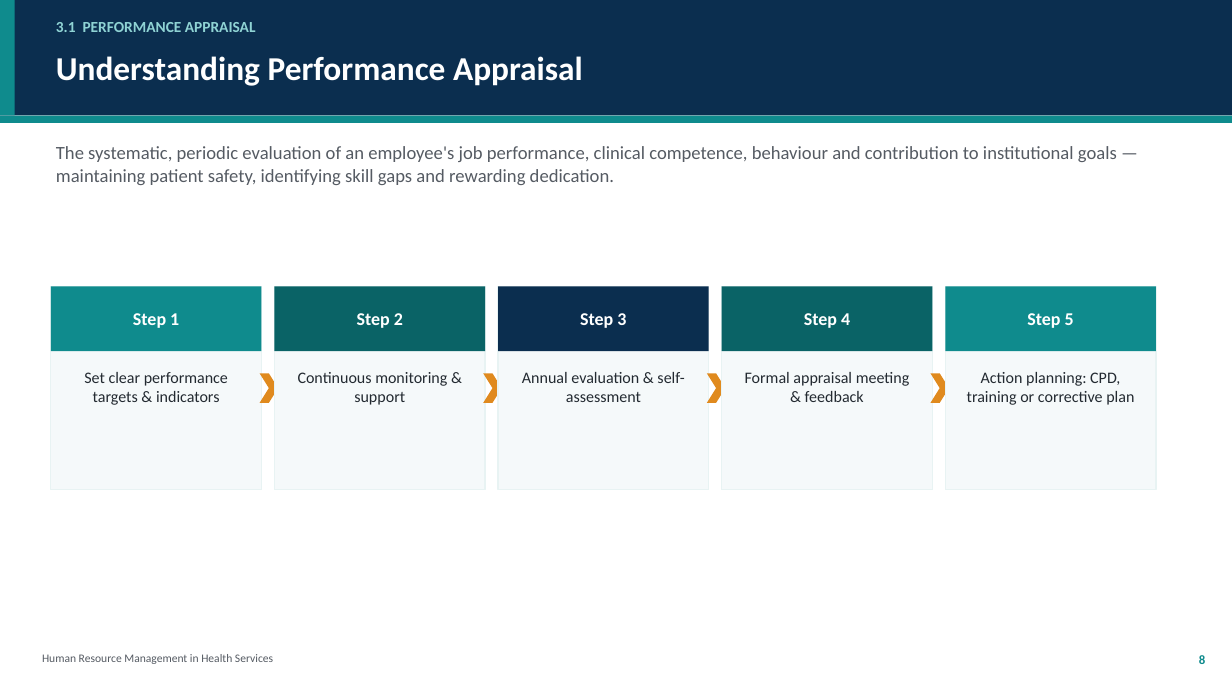
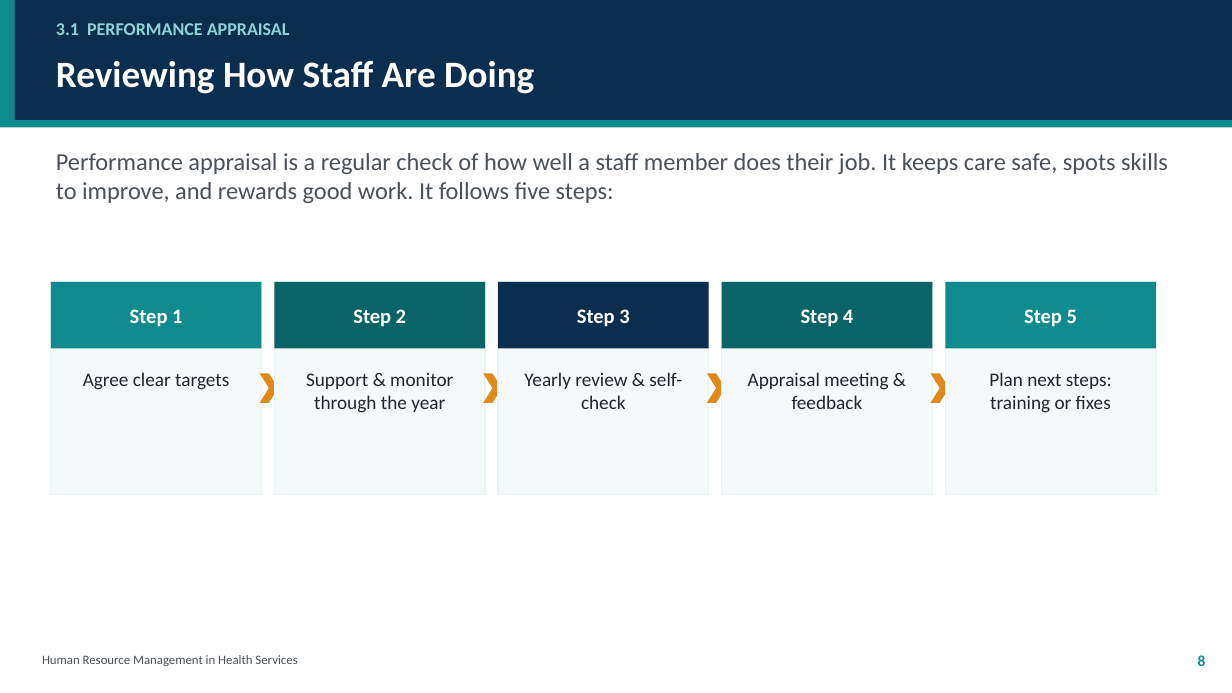
Before and after one commit to kwisanga-roger/mental-health-nurses-learning-helper, a slide deck: slide 8 of HRM_in_Health_Services_Group2.pptx. Drawn at 1232x693 pixels with LibreOffice and Linux fonts; fonts in the diff are those of the drawing. Boxes give left, top, right and bottom in pixels: in the first picture for what was removed or moved away, otherwise in the second. Text is boxed around its words. In the diff, an @@ line names an element or a change of style, - is before the commit and + after.

```diff
--- a/HRM_in_Health_Services_Group2.pptx
+++ b/HRM_in_Health_Services_Group2.pptx
@@ rectangle: place and size @@
-rectangle at <box>0,0,1232,116</box>
+rectangle at <box>0,0,1232,120</box>
@@ rectangle: place and size @@
-rectangle at <box>0,0,15,116</box>
+rectangle at <box>0,0,15,120</box>
@@ text "3.1 PERFORMANCE APPRAISAL" at <box>56,23,290,35</box>: size 12 to 14 pt @@
@@ text at <box>56,61,534,94</box>: text changed; size 26 to 29 pt @@
-Understanding Performance Appraisal
+Reviewing How Staff Are Doing
@@ rectangle: place and size @@
-rectangle at <box>0,116,1232,123</box>
+rectangle at <box>0,120,1232,128</box>
@@ text at <box>56,153,1168,203</box>: text changed; size 14.5 to 19 pt; text colour #555B63 to #4A5159 @@
-The systematic, periodic evaluation of an employee's job performance, clinical competence, behaviour and contribution to institutional goals — maintaining patient safety, identifying skill gaps and rewarding dedication.
+Performance appraisal is a regular check of how well a staff member does their job. It keeps care safe, spots skills to improve, and rewards good work. It follows five steps:
@@ rectangle: place and size @@
-rectangle at <box>51,287,262,490</box>
+rectangle at <box>51,282,262,494</box>
@@ rectangle: place and size @@
-rectangle at <box>274,287,485,490</box>
+rectangle at <box>274,282,485,494</box>
@@ rectangle: place and size @@
-rectangle at <box>498,287,709,490</box>
+rectangle at <box>498,282,709,494</box>
@@ rectangle: place and size @@
-rectangle at <box>722,287,933,490</box>
+rectangle at <box>722,282,933,494</box>
@@ size 14 to 16 pt in 5 elements at <box>130,309,182,327</box>, <box>353,309,406,327</box>, <box>577,309,629,327</box>, <box>801,309,853,327</box>, <box>1024,309,1077,327</box> @@
@@ rectangle: place and size @@
-rectangle at <box>945,287,1156,490</box>
+rectangle at <box>945,282,1156,494</box>
@@ 5 rectangles: place and size @@
-5 rectangles at <box>51,287,1156,351</box>
+5 rectangles at <box>51,282,1156,348</box>
@@ text at <box>83,372,229,390</box>: text changed; size 12.5 to 15 pt; text colour #232A31 to #1F262D @@
-Set clear performance targets & indicators
+Agree clear targets
@@ text at <box>306,373,453,413</box>: text changed; size 12.5 to 15 pt; text colour #232A31 to #1F262D @@
-Continuous monitoring & support
+Support & monitor through the year
@@ text at <box>524,372,682,409</box>: text changed; size 12.5 to 15 pt; text colour #232A31 to #1F262D @@
-Annual evaluation & self-assessment
+Yearly review & self-check
@@ text at <box>748,372,888,409</box>: text changed; size 12.5 to 15 pt; text colour #232A31 to #1F262D @@
-Formal appraisal meeting & feedback
+Appraisal meeting & feedback
@@ text at <box>989,372,1112,413</box>: text changed; size 12.5 to 15 pt; text colour #232A31 to #1F262D @@
-Action planning: CPD, training or corrective plan
+Plan next steps: training or fixes
@@ text "Human Resource Management in Health ..." at <box>42,655,297,666</box>: size 9 to 10 pt, text colour #555B63 to #4A5159 @@
@@ text "8" at <box>1198,655,1206,666</box>: size 10 to 12 pt @@
```
Also in this commit, not shown: 11 other slides changed, 3 slides added, 3 slides removed.
